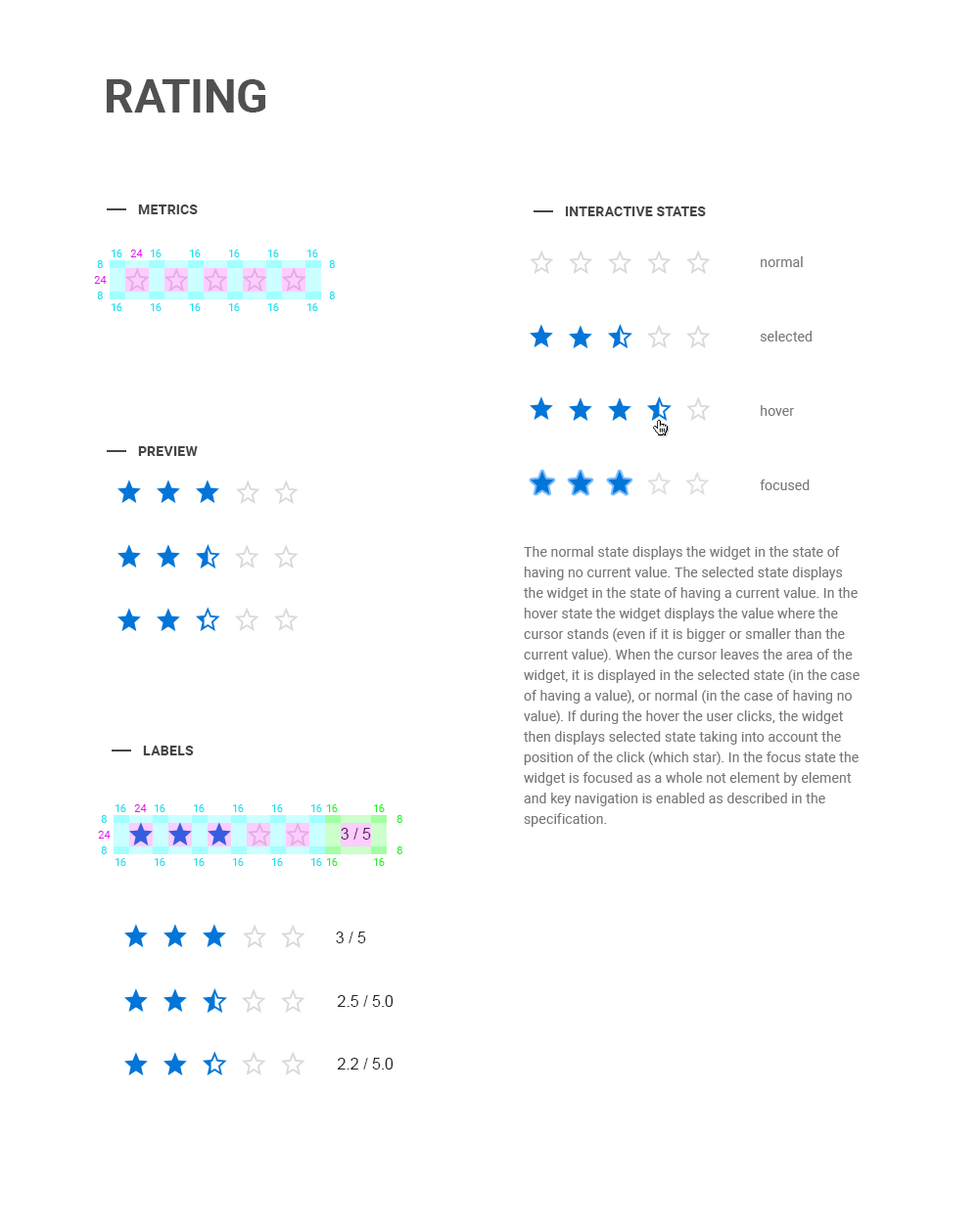
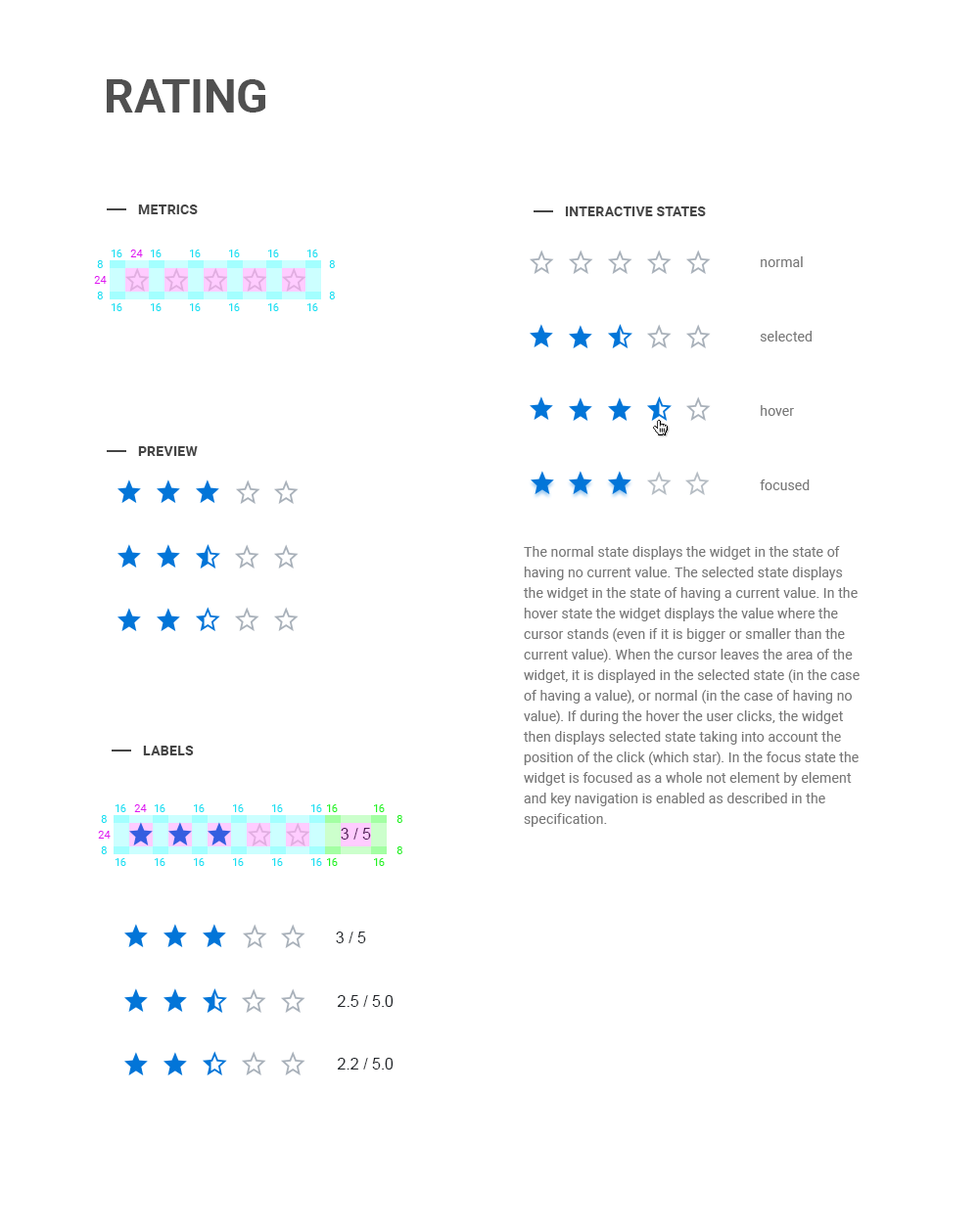
Comparing the layer stacks of the two 979×1229 images. Changes:
added layer "Color Fill 5" (1st of 10, in "bootstrap" › "label" › "exact-precision") in group "exact-precision" over [234, 249, 711, 1076]
added layer "Color Fill 5" (2nd of 10, in "bootstrap" › "label" › "half-stars") in group "half-stars" over [234, 249, 711, 1076]
added layer "Color Fill 5" (3rd of 10, in "bootstrap" › "label" › "full-stars") in group "full-stars" over [234, 249, 711, 1076]
added layer "Color Fill 5" (4th of 10, in "bootstrap" › "interactive states" › "focused") in group "focused" over [234, 249, 711, 1076]
added layer "Color Fill 5" (5th of 10, in "bootstrap" › "interactive states" › "hover") in group "hover" over [234, 249, 711, 1076]
added layer "Color Fill 5" (6th of 10, in "bootstrap" › "interactive states" › "selected") in group "selected" over [234, 249, 711, 1076]
added layer "Color Fill 5" (7th of 10, in "bootstrap" › "interactive states" › "normal") in group "normal" over [234, 249, 711, 1076]
added layer "Color Fill 5" (8th of 10, in "bootstrap" › "preview" › "exact-precision") in group "exact-precision" over [234, 249, 711, 1076]
added layer "Color Fill 5" (9th of 10, in "bootstrap" › "preview" › "half-stars") in group "half-stars" over [234, 249, 711, 1076]
added layer "Color Fill 5" (10th of 10, in "bootstrap" › "preview" › "full-stars") in group "full-stars" over [234, 249, 711, 1076]
